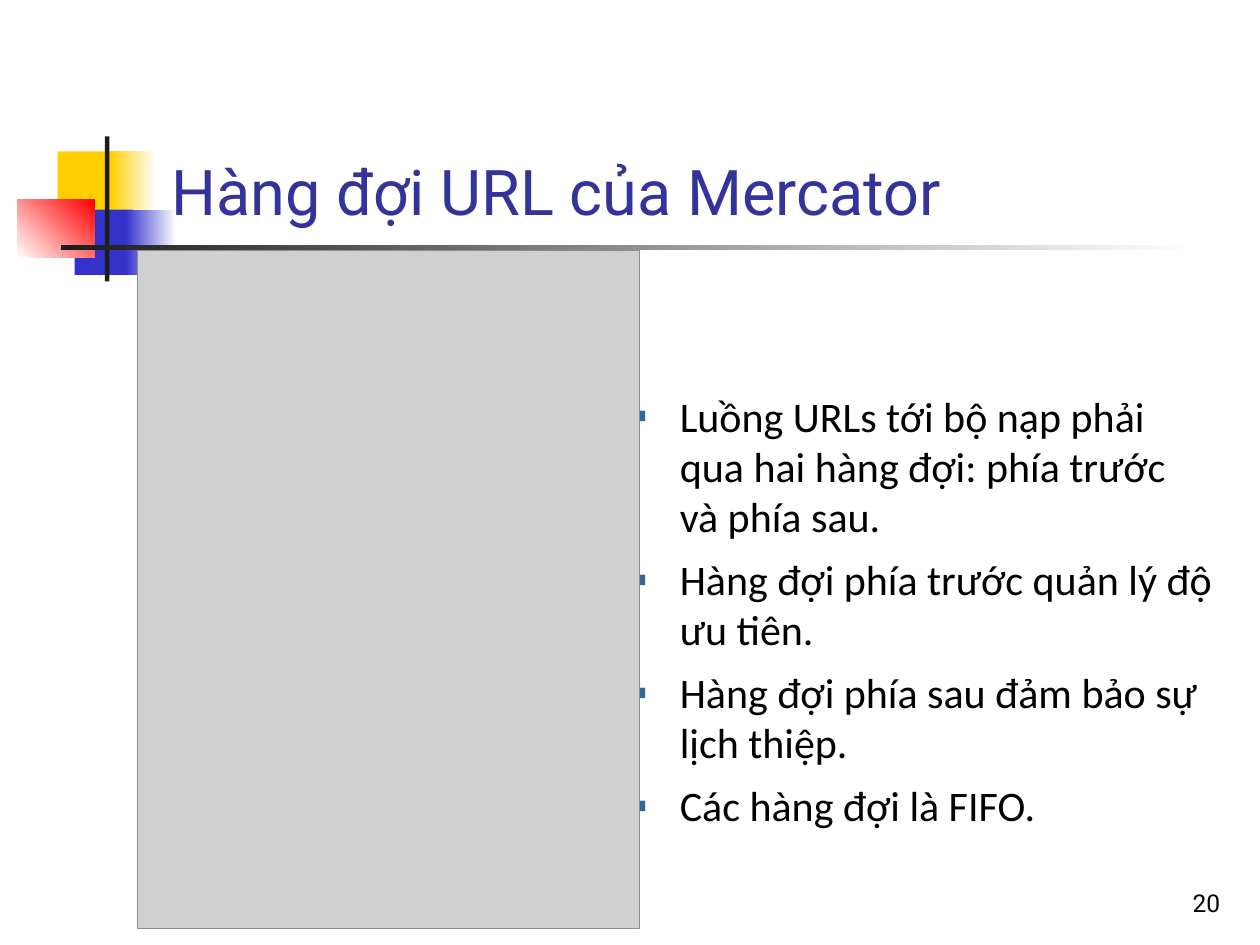
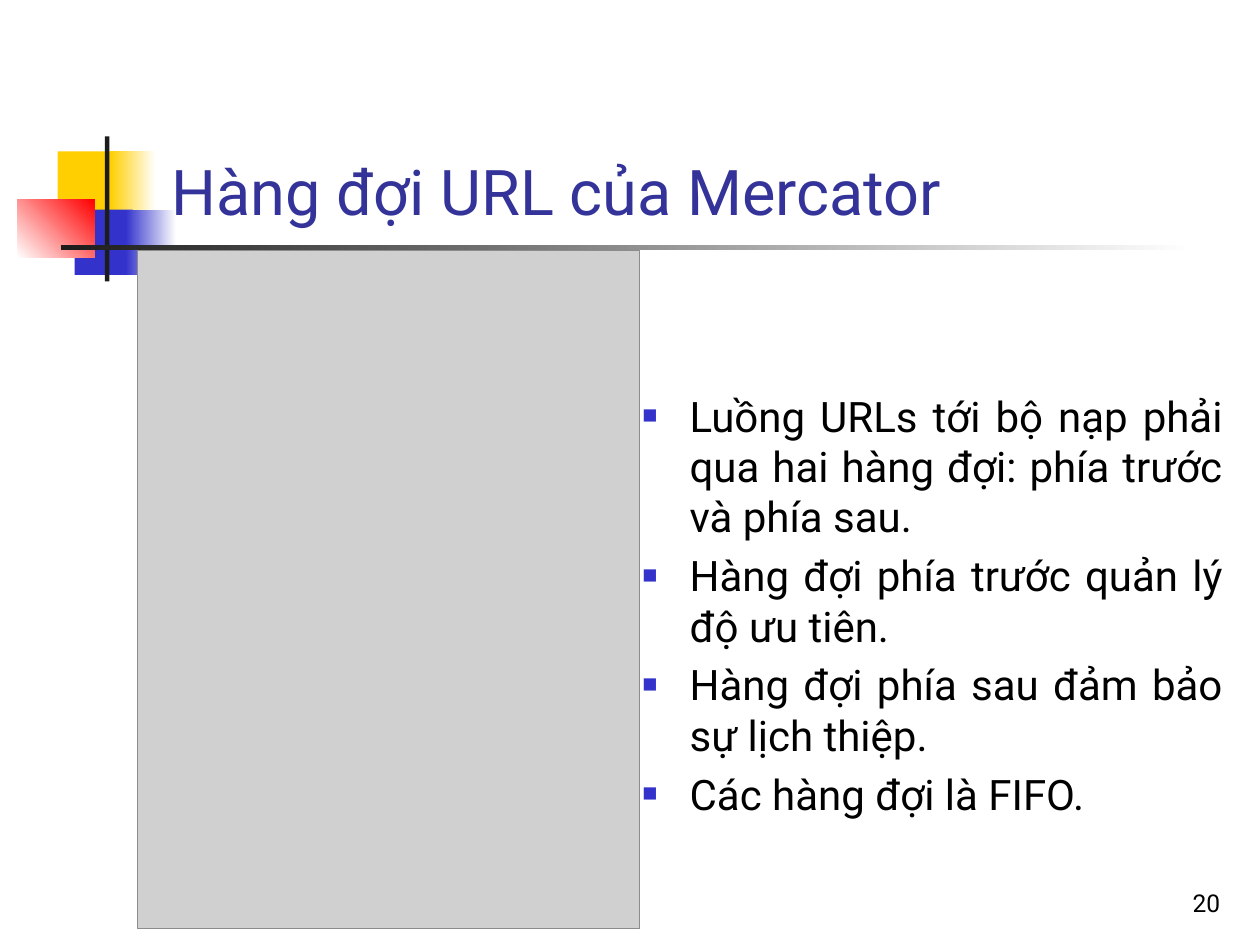
Before and after one commit to nguyenkhanhthien/IT4853, a slide deck: slide 20 of Bai 23 Thu thap du lieu.pptx. Drawn at 1260x945 pixels with LibreOffice and Linux fonts; fonts in the diff are those of the drawing; grey boxes stand for pictures. Boxes give left, top, right and bottom in pixels: in the first picture for what was removed or moved away, otherwise in the second. Text is boxed around its words. In the diff, an @@ line names an element or a change of style, - is before the commit and + after.

```diff
--- a/Bai 23 Thu thap du lieu.pptx
+++ b/Bai 23 Thu thap du lieu.pptx
@@ text "Luồng URLs tới bộ nạp ...": place and size @@
-text "Luồng URLs tới bộ nạp ..." at [680, 400, 1212, 829]
+text "Luồng URLs tới bộ nạp ..." at [690, 397, 1223, 819]
@@ text "Luồng URLs tới bộ nạp ..." at [690, 397, 1223, 819]: font Calibri to Roboto; alignment left to justified; bullet ▪ to ■; less space between paragraphs; bullet colour #336699 to #3333CC @@
```
Also in this commit, not shown: 7 other slides changed, 1 slide added, 4 other files.
